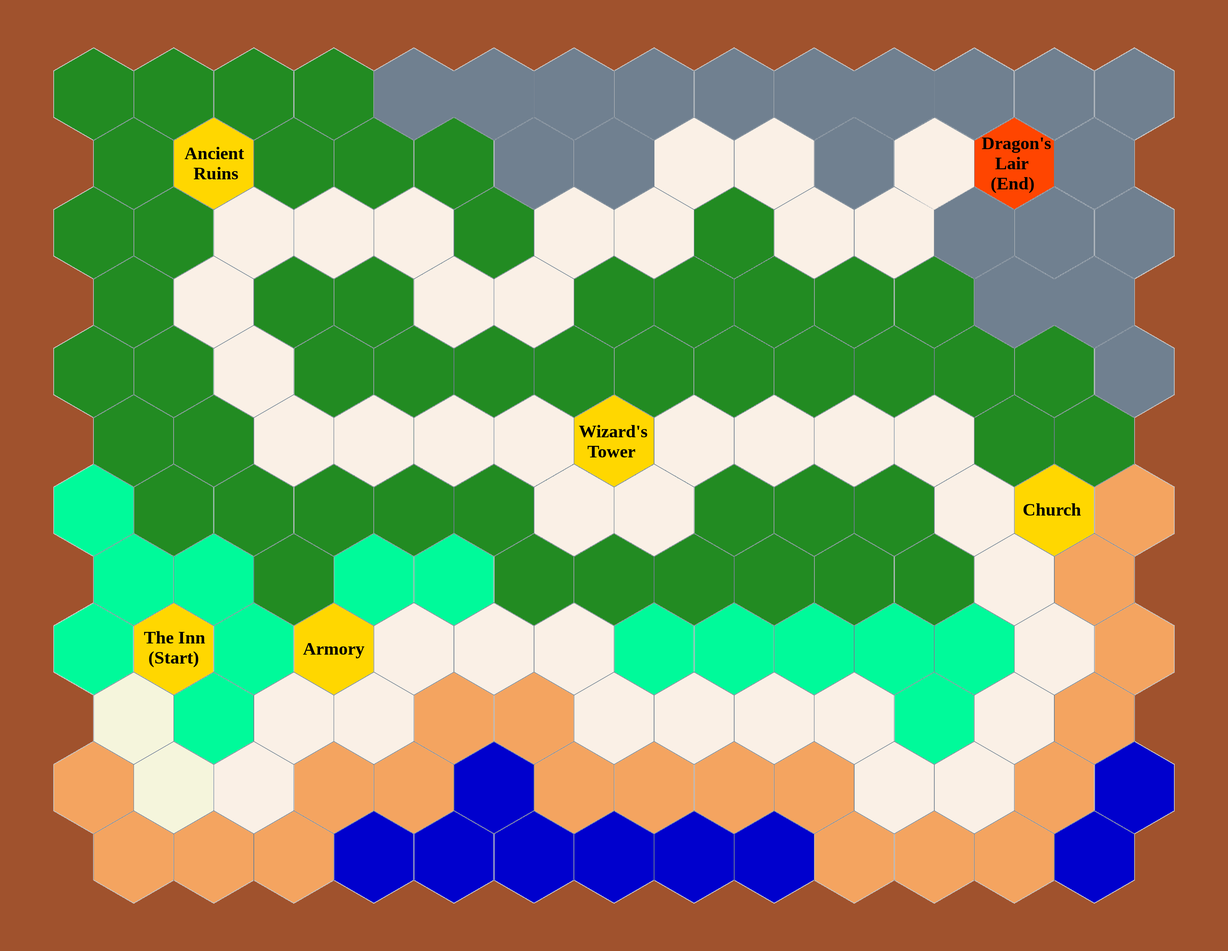
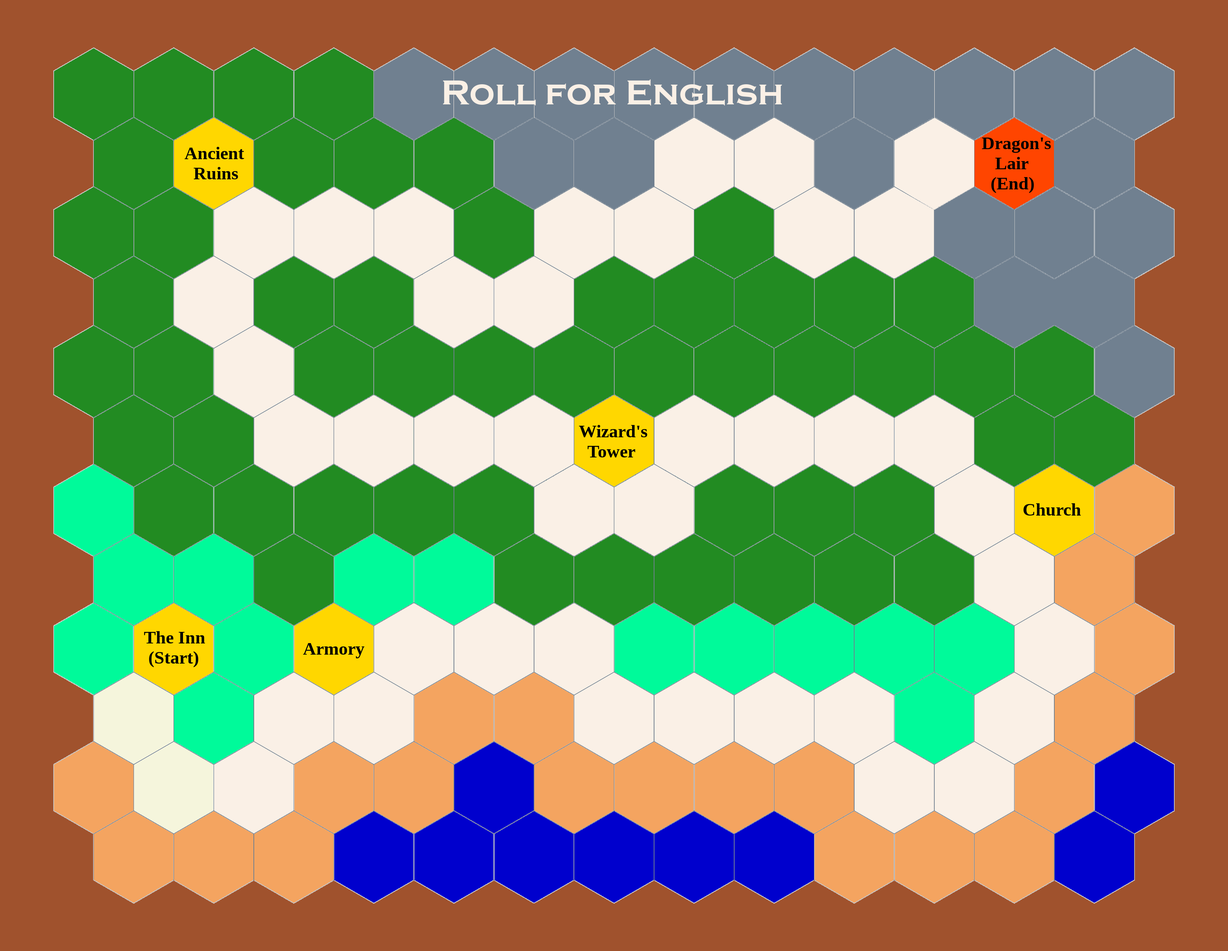
Layer changes from the first 1228px x 951px image to the second:
added layer "Roll for English" above "hex-map.png" over [442, 79, 782, 106]
painted on "hex-map.png" over [453, 70, 935, 118]
